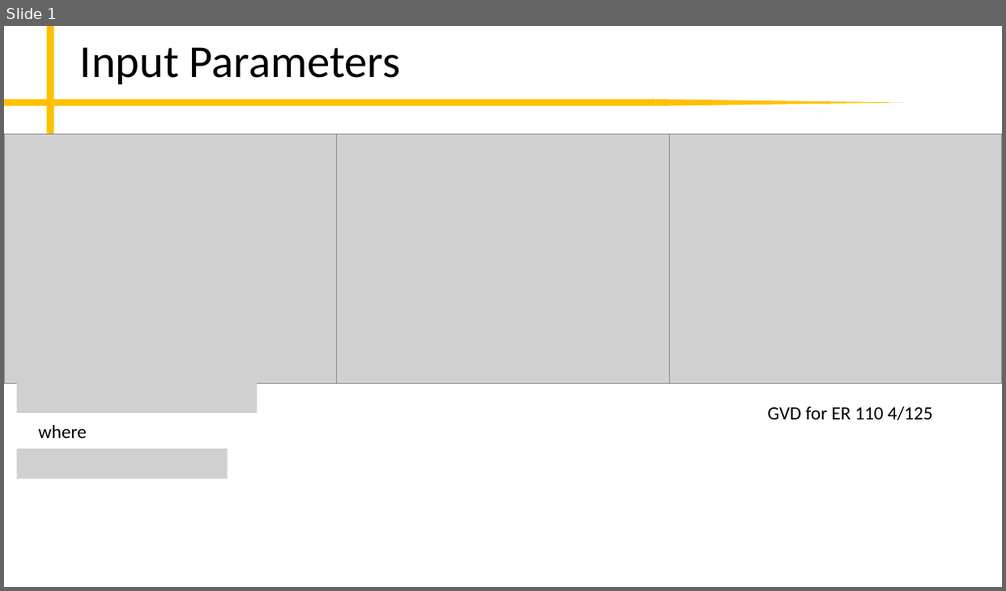
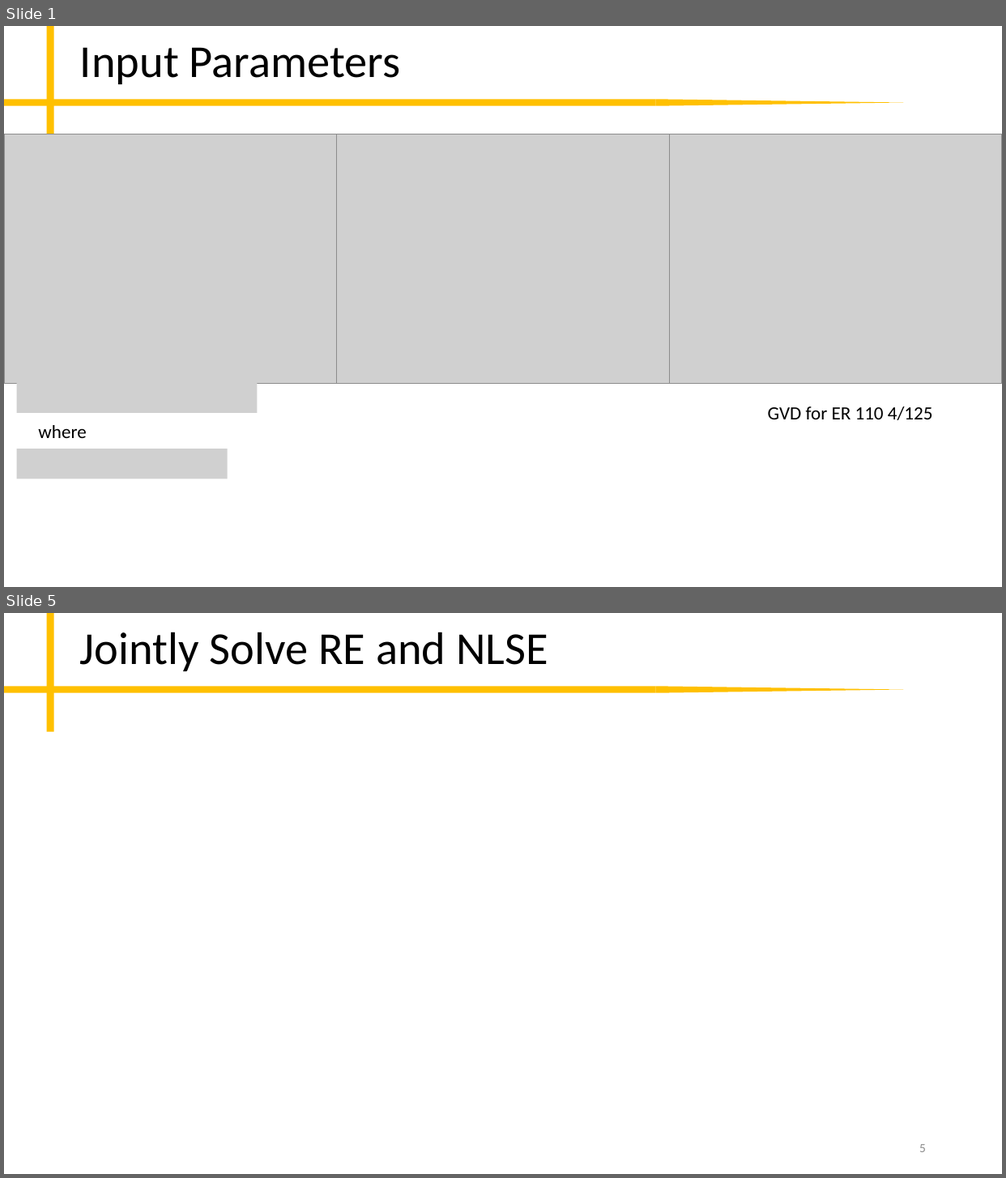
Before and after one commit to peter-chang62/Laser-Design-Scripts, a slide deck: memo.pptx. Shown one above the other, each under a label of ours: slide 1 before the commit, slides 1 and 5 after it; the slides between them are not shown. The pictures are 1006x591 and 1006x1178 pixels, drawn with LibreOffice and Linux fonts; fonts in the diff are those of the drawing; grey boxes stand for pictures. Boxes give left, top, right and bottom in pixels: in the first picture for what was removed or moved away, otherwise in the second. Text is boxed around its words. In the diff, an @@ line names an element or a change of style, - is before the commit and + after.

```diff
--- a/memo.pptx
+++ b/memo.pptx
@@ slide 5 added at [4, 613, 1002, 1174], background #FFFFFF; not listed: 3 template elements that a slide beside it also shows @@
@@ title added at [80, 632, 548, 671], 44 pt, text #000000 @@
+Jointly Solve RE and NLSE
@@ page number added at [919, 1144, 926, 1152], 12 pt, text #8C8C8C @@
+5
```
Also in this commit, not shown: 1 slide changed, 4 other slides added, 1 other file.
